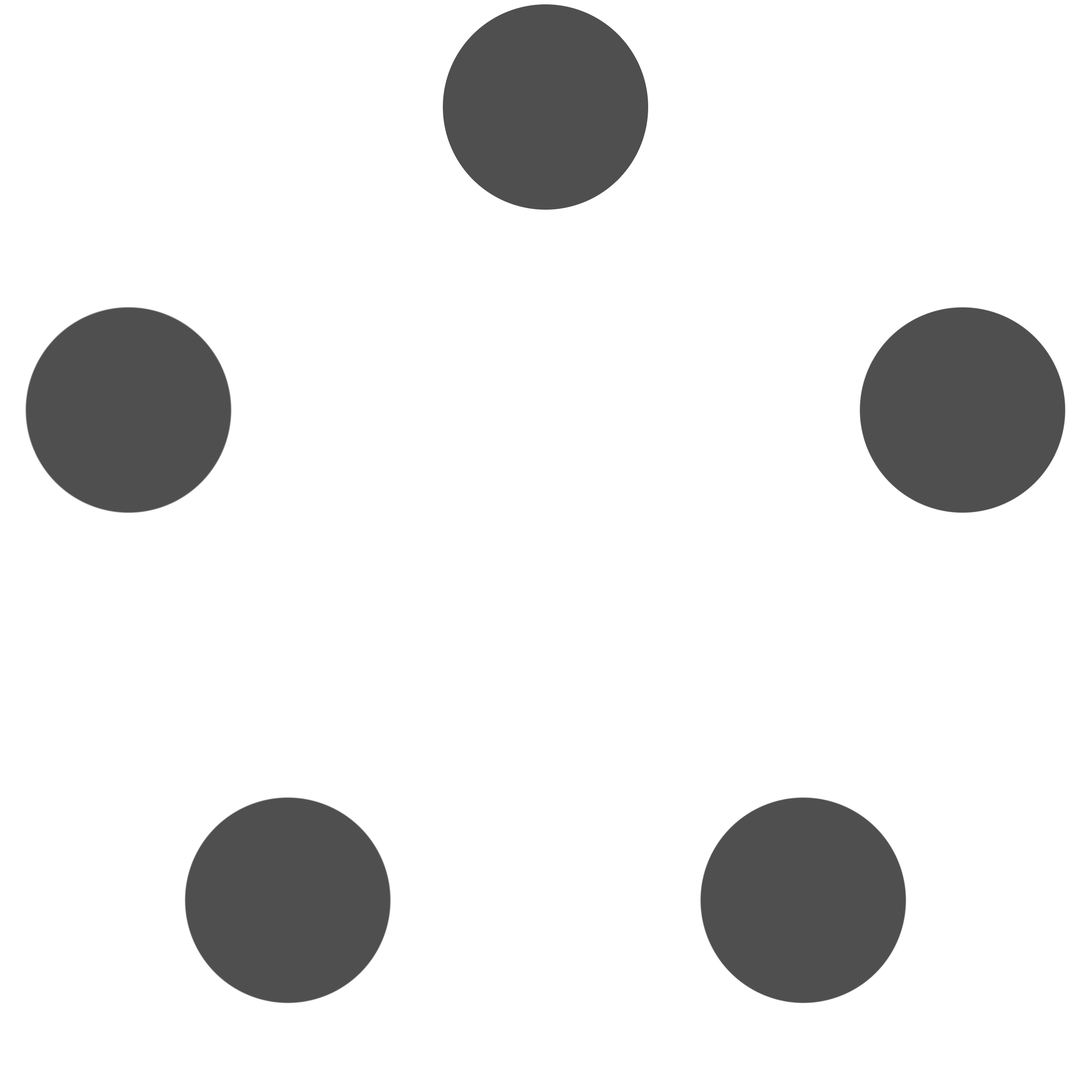
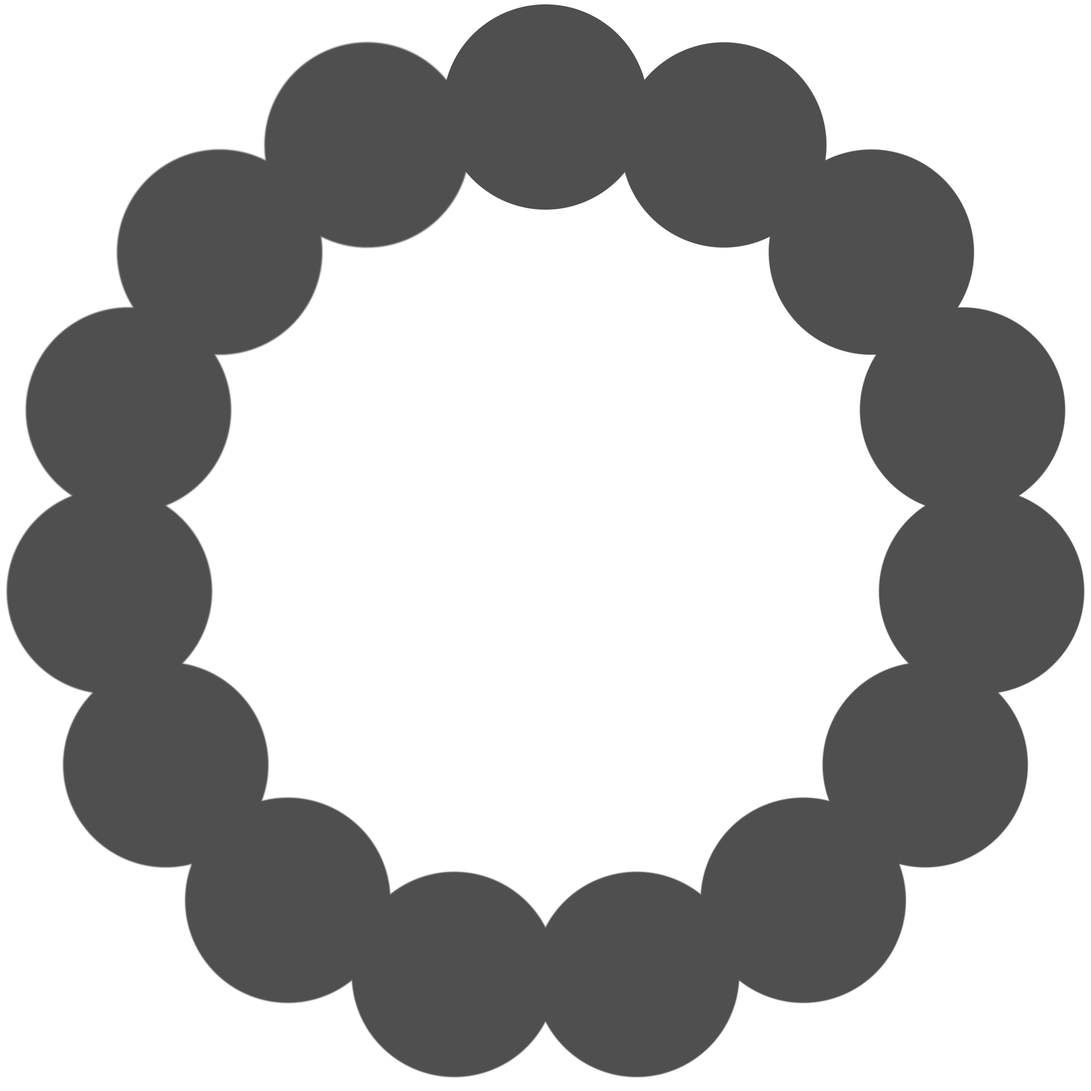
Layered file, before and after one edit (1091 × 1091). Changes by layer:
added layer "Transformation copy #8" above "Transformation copy #7" over [262, 40, 468, 250]
added layer "Transformation copy #7" above "Transformation copy #6" over [114, 147, 325, 357]
added layer "Transformation copy #6" above "Transformation copy #5" over [24, 305, 234, 515]
added layer "Transformation copy #5" above "Transformation copy #4" over [5, 486, 215, 696]
added layer "Transformation copy #4" above "Transformation copy #3" over [61, 660, 271, 870]
added layer "Transformation copy #3" above "Transformation copy #2" over [183, 796, 393, 1005]
added layer "Transformation copy #2" above "Transformation copy #1" over [350, 870, 559, 1079]
added layer "Transformation copy #1" above "Transformation copy" over [532, 870, 742, 1079]
added layer "Transformation copy" above "Transformation" over [699, 796, 908, 1005]
added layer "Transformation" above "Pasted Layer copy #3" over [821, 661, 1030, 870]
painted on "Pasted Layer copy #3" over [24, 306, 1086, 696]
painted on "Pasted Layer copy #2" over [184, 306, 1067, 1005]
painted on "Pasted Layer copy #1" over [700, 148, 976, 1005]
painted on "Pasted Layer copy" over [624, 41, 1067, 514]
